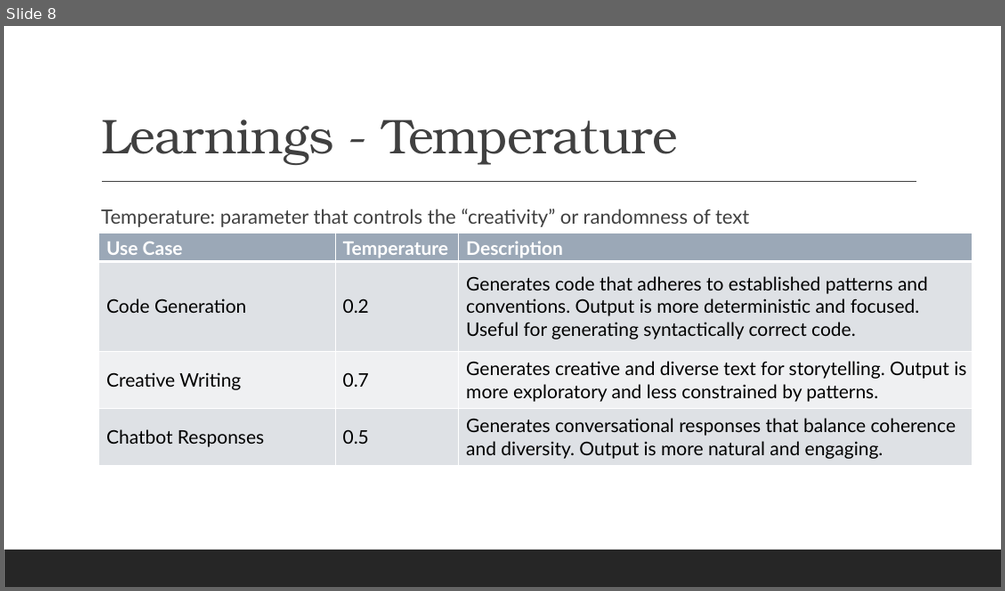
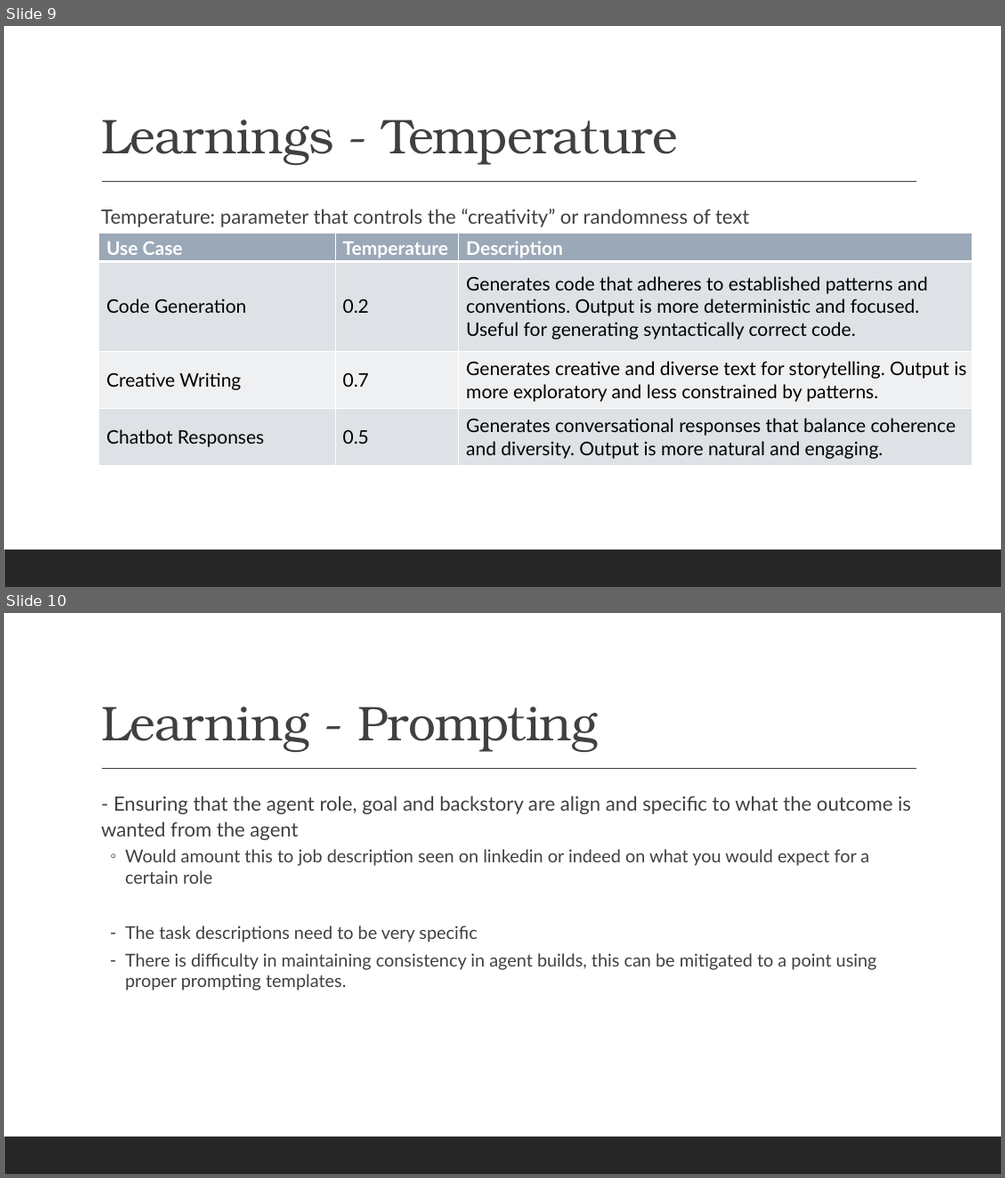
Before and after one commit to gabrielchanyk/pdf-ppt_agentic_workflow, a slide deck: AI Agents.pptx. Shown one above the other, each under a label of ours: slide 8 before the commit, slides 9 and 10 after it. The pictures are 1005x591 and 1005x1178 pixels, drawn with LibreOffice and Linux fonts; fonts in the diff are those of the drawing. Boxes give left, top, right and bottom in pixels: in the first picture for what was removed or moved away, otherwise in the second. Text is boxed around its words. In the diff, an @@ line names an element or a change of style, - is before the commit and + after.

```diff
--- a/AI Agents.pptx
+++ b/AI Agents.pptx
@@ slide 10 added at <box>4,613,1001,1174</box>, background #FFFFFF; not listed: 2 template elements that a slide beside it also shows @@
@@ title added at <box>101,706,598,752</box>, 47 pt, text #404040 @@
+Learning - Prompting
@@ text added at <box>101,795,911,990</box>, 17 pt, text #404040 @@
+  - Ensuring that the agent role, goal and backstory are align and specific to what the outcome is wanted from the agent
+  ◦ Would amount this to job description seen on linkedin or indeed on what you would expect for a certain role
+  – The task descriptions need to be very specific
+  – There is difficulty in maintaining consistency in agent builds, this can be mitigated to a point using proper prompting templates.
@@ what was slide 8 is now slide 9 @@
```
Also in this commit, not shown: 5 slides changed, 4 other slides added, 4 slides removed.
